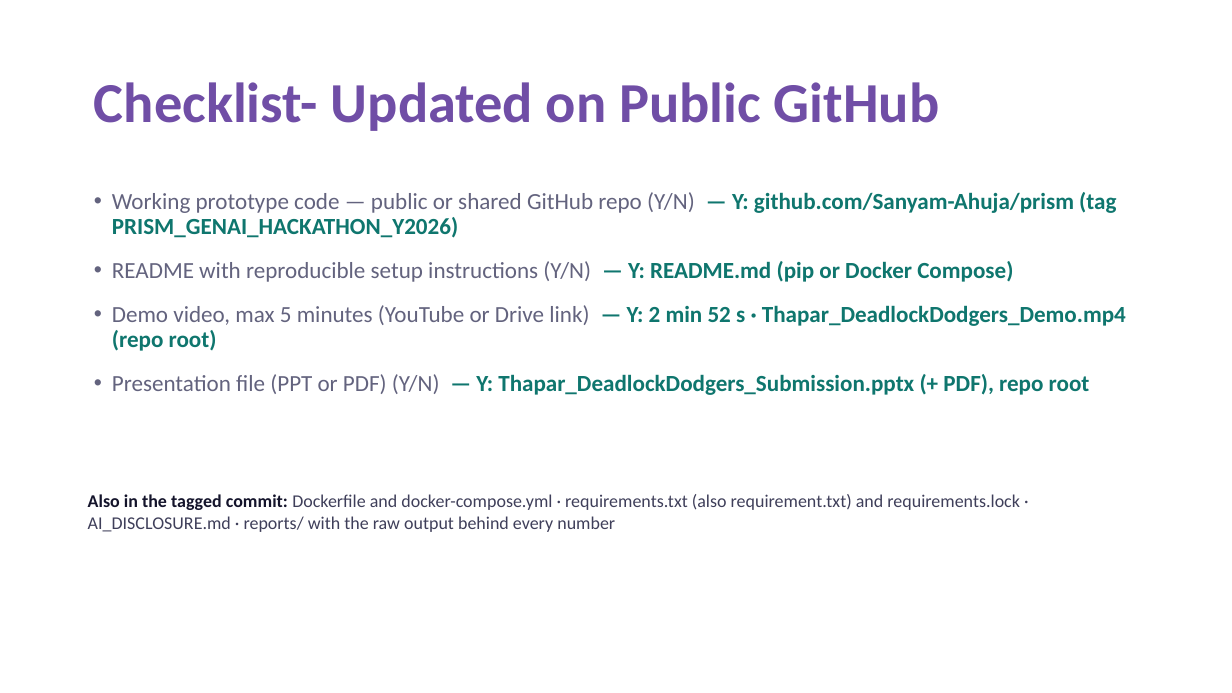
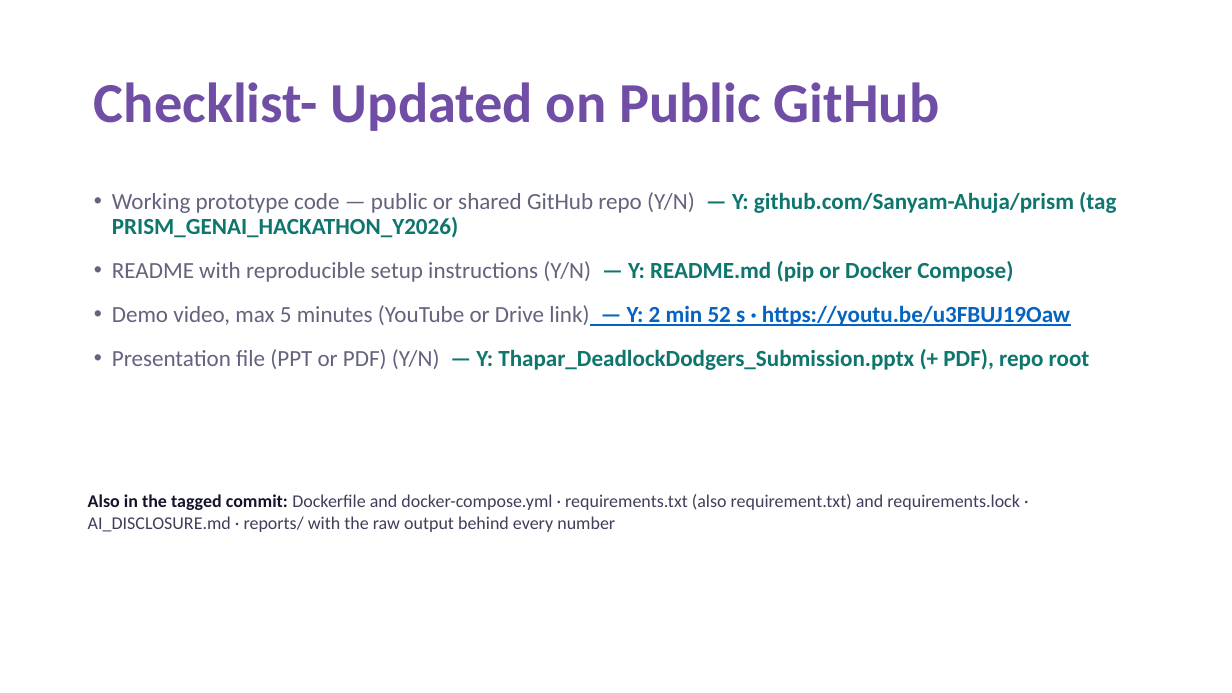
Before and after one commit to Sanyam-Ahuja/prism, a slide deck: slide 11 of Thapar_DeadlockDodgers_Submission.pptx. Drawn at 1232x693 pixels with LibreOffice and Linux fonts; fonts in the diff are those of the drawing. Boxes give left, top, right and bottom in pixels: in the first picture for what was removed or moved away, otherwise in the second. Text is boxed around its words. In the diff, an @@ line names an element or a change of style, - is before the commit and + after.

Commit message:
Link the demo video on YouTube from the README and the deck

```diff
--- a/Thapar_DeadlockDodgers_Submission.pptx
+++ b/Thapar_DeadlockDodgers_Submission.pptx
@@ text at (112, 305, 1070, 326): text changed; text colour #0F766E to #63637E; bold off @@
-• Demo video, max 5 minutes (YouTube or Drive link) — Y: 2 min 52 s · Thapar_DeadlockDodgers_Demo.mp4 (repo root)
+• Demo video, max 5 minutes (YouTube or Drive link) — Y: 2 min 52 s · https://youtu.be/u3FBUJ19Oaw
```
Also in this commit, not shown: 1 other slide changed, 2 other files.
